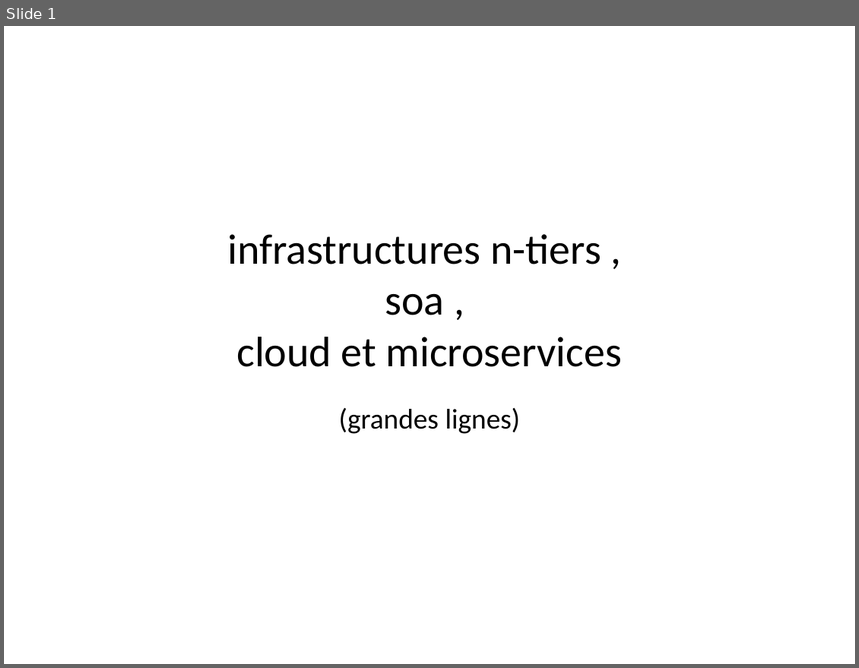
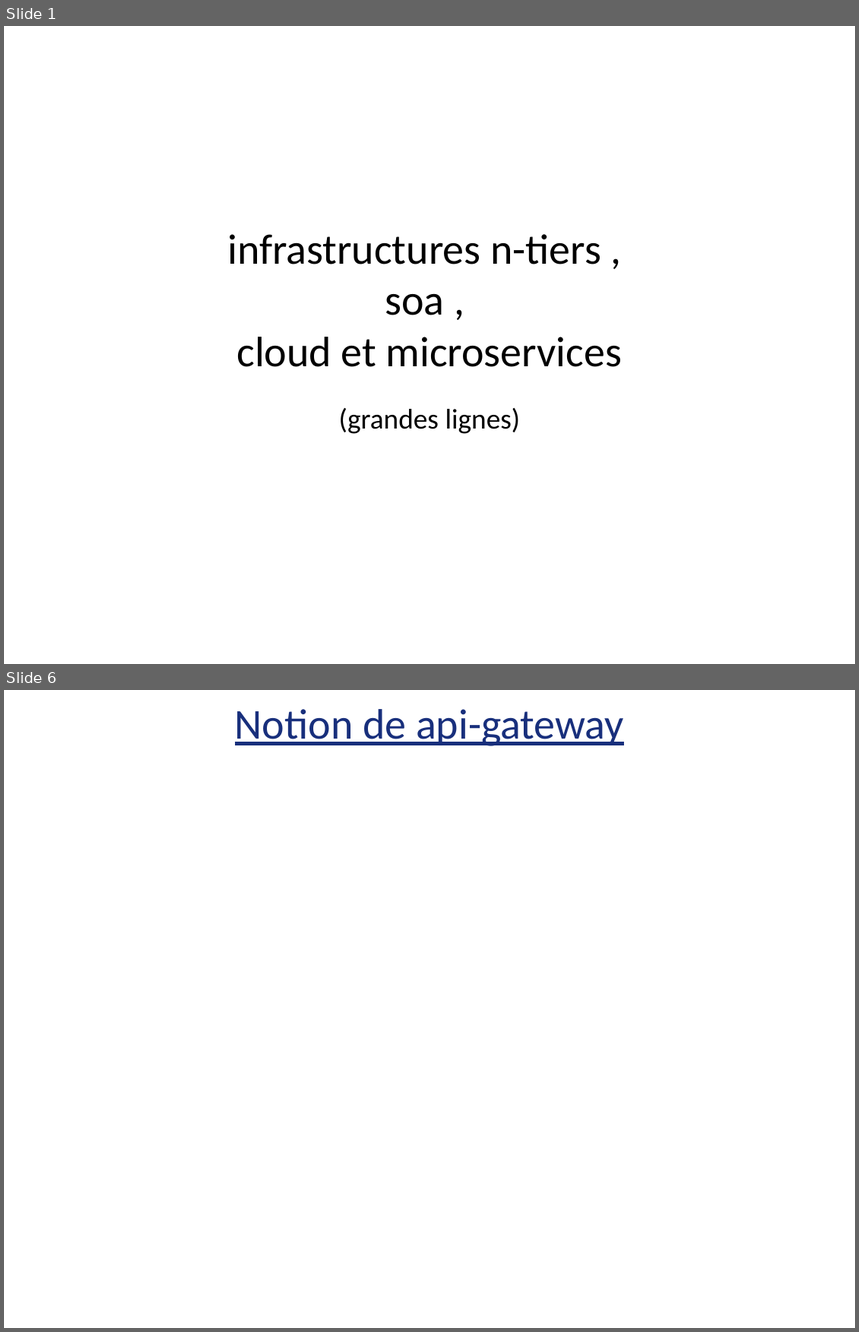
Before and after one commit to didier-tp/afc2021, a slide deck: docs/infrastructures_cloud_et_microservices.pptx. Shown one above the other, each under a label of ours: slide 1 before the commit, slides 1 and 6 after it; the slides between them are not shown. The pictures are 859x668 and 859x1332 pixels, drawn with LibreOffice and Linux fonts; fonts in the diff are those of the drawing. Boxes give left, top, right and bottom in pixels: in the first picture for what was removed or moved away, otherwise in the second. Text is boxed around its words. In the diff, an @@ line names an element or a change of style, - is before the commit and + after.

```diff
--- a/docs/infrastructures_cloud_et_microservices.pptx
+++ b/docs/infrastructures_cloud_et_microservices.pptx
@@ slide 6 added at [4,690,855,1328], background #FFFFFF @@
@@ text added at [235,709,624,746], 36 pt, text #182F7C, underline @@
+Notion de api-gateway
```
Also in this commit, not shown: 9 other slides added, 10 other files.
